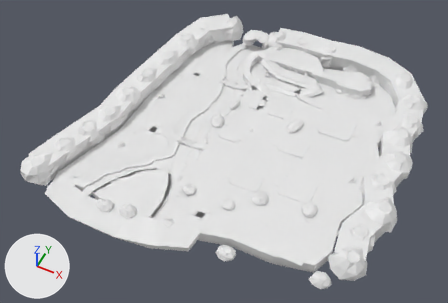
An edit to the Blender file tools/art/cave_terraced_terrain_v2.blend, drawn before and after from the same camera.
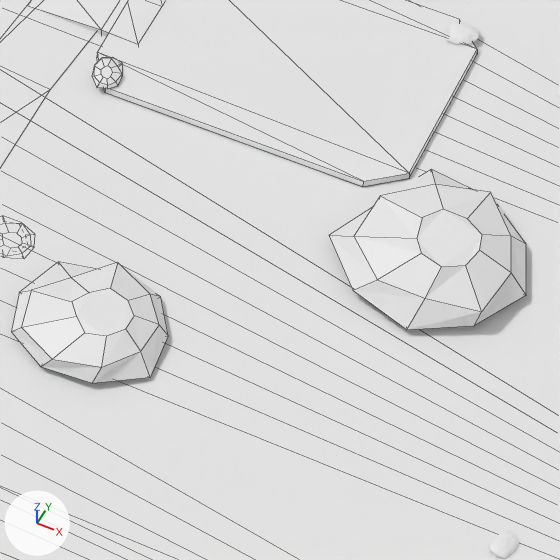
The first picture shows the older version from a camera (50 mm lens) standing at (86.0, -203.0, 230.0) and looking at (-9.0, -14.0, -7.0). The close-ups show the older and then the newer version on the part from 49% to 61% of the width and 58% to 75% of the height of that picture. Only the edits that show in the close-ups are written down. Lighting does not change. The marker at lower left points along +X, +Y and +Z. The close-ups show mesh edges as thin lines.

In view in the first close-up: '04_ReservationEdgeRock_00', '04_ResidenceAccessRamp', '04_ResidenceExcavatedShelf', 'A_CentralPublicApproach', 'C_EasternPerimeterRoute', 'InteriorRockSpur_03', 'InteriorRockSpur_05', 'MainSettlementGround_0m' and 4 more.
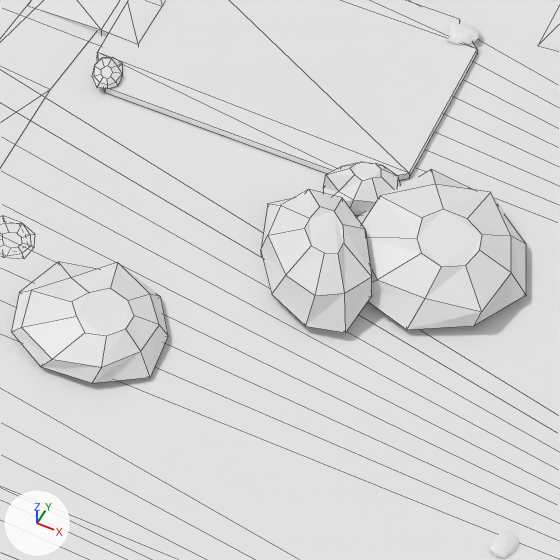
What the commit changed:
Object 'EntranceFramingButtress_03' (ob_entranceframingbuttress_03) is new; it shows a copy of the mesh of ob_04_reservationedgerock_00.
Its parent is ob_09_conceptsightlines_entrancehearth_bridgekitchen.
Its location is (18.0, -36.6, -0.15).
Its rotation in degrees is (0, 0, 111).
Its scale is (0.7, 0.9, 1.7).
Object '09_ConceptSightlines_EntranceHearth_BridgeKitchen' (ob_09_conceptsightlines_entrancehearth_bridgekitchen) is new.
Its parent is ob_caveterracedterrain.
Its location is (0.0, 0.0, 0.0).
Object 'EntranceFramingButtress_01' (ob_entranceframingbuttress_01) is new; it shows a copy of the mesh of ob_13_reservationedgerock_01.
Its parent is ob_09_conceptsightlines_entrancehearth_bridgekitchen.
Its location is (17.6, -41.0, -0.15).
Its rotation in degrees is (0, 0, 37).
Its scale is (1.2, 1.9, 3.1).

What differs and where, as boxes (x1, y1, x2, y2) in the close-ups (560 x 560 px):
'EntranceFramingButtress_01', added: after (261, 190, 372, 333)
'EntranceFramingButtress_03', added: after (323, 162, 401, 217)
